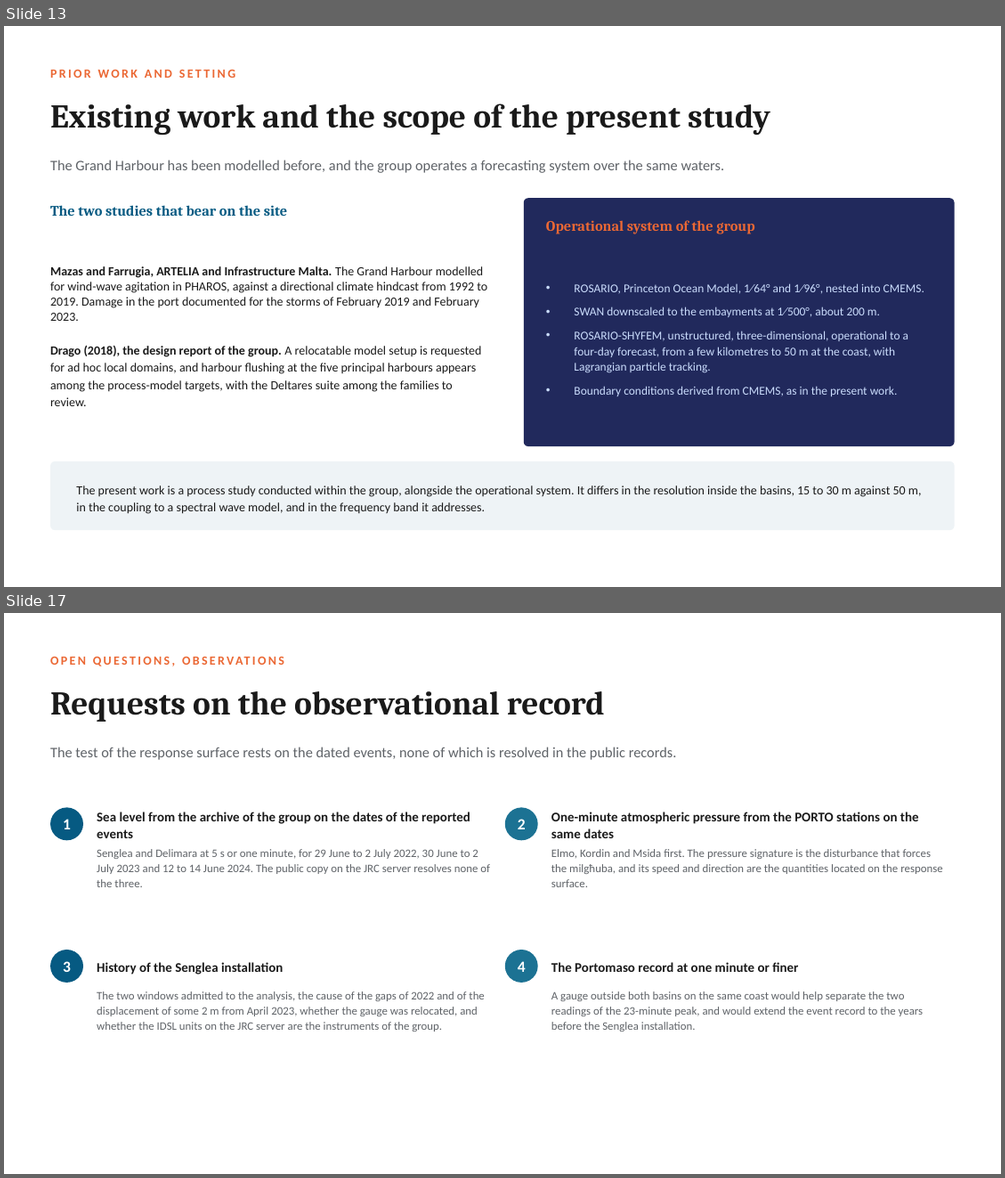
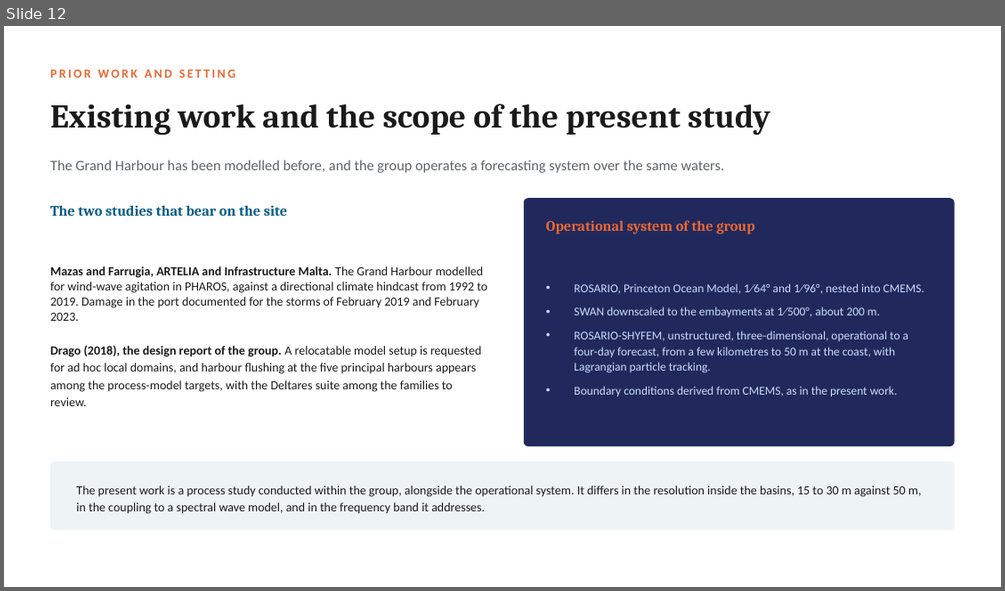
Before and after one commit to cicero-martins/MaltaDT, a slide deck: docs/valletta_model_concept_2026-10-08.pptx. Shown one above the other, each under a label of ours: slides 13 and 17 before the commit, slide 12 after it; the slides between them are not shown. The pictures are 1005x1178 and 1005x591 pixels, drawn with LibreOffice and Linux fonts; fonts in the diff are those of the drawing. Boxes give left, top, right and bottom in pixels: in the first picture for what was removed or moved away, otherwise in the second. Text is boxed around its words. In the diff, an @@ line names an element or a change of style, - is before the commit and + after.

Commit message:
docs(deck): restructure the full deck to sixteen slides and clarify the design
The slide on the eigenvalue calculation is merged into the Senglea
slide, since its role is to support one row of the period table and the
spectrum is the test of that row. The slide on the mouth sensitivity is
folded into the research questions, where it is one of three
accompanying questions. The design slide no longer opposes sweep and
hindcast, since both are planned: the sweep of 96 scenarios addresses
the long wave and the hindcast validates circulation and waves. The
assumptions behind the 160 simulated days and the 17-minute period are
stated, the open questions return to one slide of six, three-dimensional
runs move to October, and the closing slide carries the repository link
and the cover photograph.

The cover is now held in docs/deck_cover.pptx, so that a rebuild of
either deck does not depend on a previous build.

```diff
--- a/docs/valletta_model_concept_2026-10-08.pptx
+++ b/docs/valletta_model_concept_2026-10-08.pptx
@@ slide 17 removed at (4, 613, 1001, 1174), background #FFFFFF @@
@@ text removed at (50, 649, 723, 672) @@
-OPEN QUESTIONS, OBSERVATIONS
@@ text removed at (50, 691, 605, 722) @@
-Requests on the observational record
@@ text removed at (50, 747, 677, 760) @@
-The test of the response surface rests on the dated events, none of which is resolved in the public records.
@@ ellipse removed at (50, 807, 83, 840) @@
@@ text removed at (63, 819, 71, 829) @@
-1
@@ text removed at (97, 811, 470, 838) @@
-Sea level from the archive of the group on the dates of the reported events
@@ ellipse removed at (505, 807, 538, 840) @@
@@ text removed at (518, 819, 526, 829) @@
-2
@@ text removed at (551, 811, 919, 838) @@
-One-minute atmospheric pressure from the PORTO stations on the same dates
@@ text removed at (97, 849, 490, 887) @@
-Senglea and Delimara at 5 s or one minute, for 29 June to 2 July 2022, 30 June to 2 July 2023 and 12 to 14 June 2024. The public copy on the JRC server resolves none of the three.
@@ text removed at (551, 849, 942, 887) @@
-Elmo, Kordin and Msida first. The pressure signature is the disturbance that forces the milgħuba, and its speed and direction are the quantities located on the response surface.
@@ ellipse removed at (50, 949, 83, 982) @@
@@ ellipse removed at (505, 949, 538, 982) @@
@@ text removed at (63, 961, 71, 972) @@
-3
@@ text removed at (97, 962, 283, 974) @@
-History of the Senglea installation
@@ text removed at (518, 961, 526, 972) @@
-4
@@ text removed at (551, 962, 798, 972) @@
-The Portomaso record at one minute or finer
@@ text removed at (97, 991, 484, 1031) @@
-The two windows admitted to the analysis, the cause of the gaps of 2022 and of the displacement of some 2 m from April 2023, whether the gauge was relocated, and whether the IDSL units on the JRC server are the instruments of the group.
@@ text removed at (551, 991, 923, 1031) @@
-A gauge outside both basins on the same coast would help separate the two readings of the 23-minute peak, and would extend the event record to the years before the Senglea installation.
@@ what was slide 13 is now slide 12 @@
```
Also in this commit, not shown: 5 slides changed, 2 slides added, 4 other slides removed, 6 other files.
